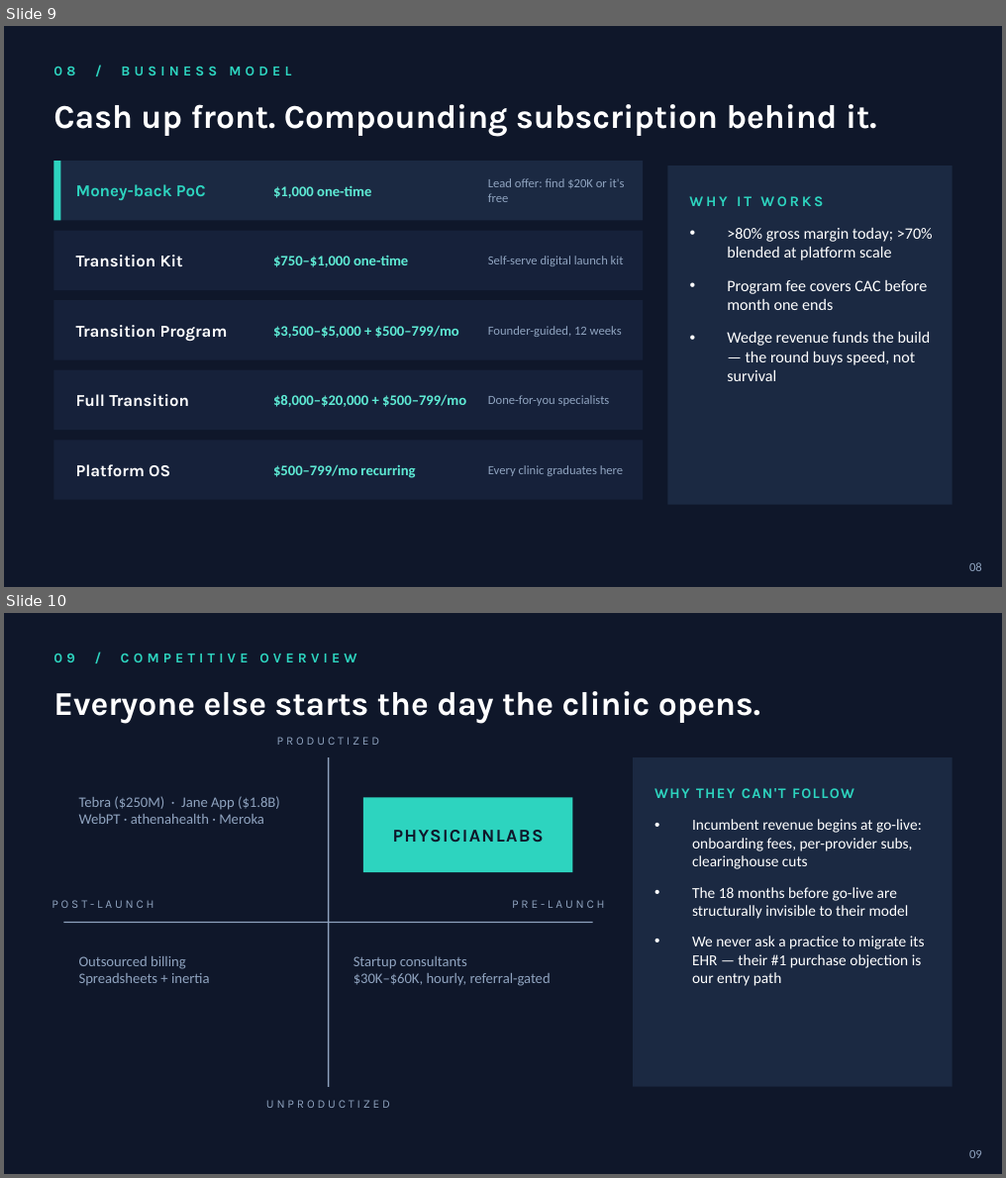
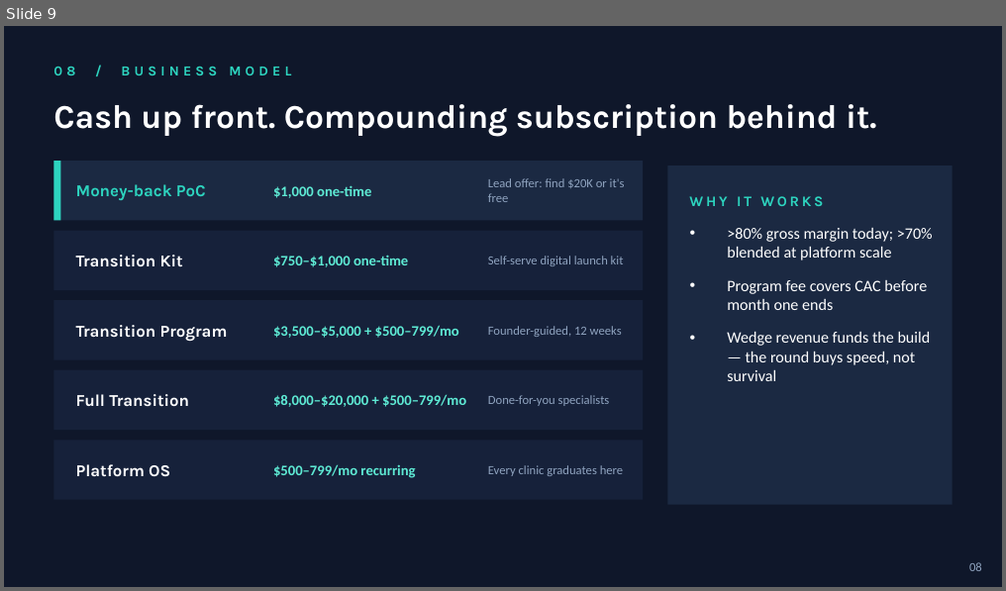
Before and after one commit to moamalleck/PhyLabs, a slide deck: docs/fundraising/pitch-deck-2026-06-11-softbank-necx.pptx. Shown one above the other, each under a label of ours: slides 9 and 10 before the commit, slide 9 after it. The pictures are 1006x1178 and 1006x591 pixels, drawn with LibreOffice and Linux fonts; fonts in the diff are those of the drawing. Boxes give left, top, right and bottom in pixels: in the first picture for what was removed or moved away, otherwise in the second. Text is boxed around its words. In the diff, an @@ line names an element or a change of style, - is before the commit and + after.

```diff
--- a/docs/fundraising/pitch-deck-2026-06-11-softbank-necx.pptx
+++ b/docs/fundraising/pitch-deck-2026-06-11-softbank-necx.pptx
@@ slide 10 removed at [4,613,1002,1174], background #0F172A @@
@@ text removed at [54,653,356,663] @@
-09 / COMPETITIVE OVERVIEW
@@ text removed at [54,691,760,724] @@
-Everyone else starts the day the clinic opens.
@@ text removed at [277,737,380,745] @@
-PRODUCTIZED
@@ line removed from (329, 758) to (329, 1087) @@
@@ rectangle removed at [633,758,952,1087] @@
@@ text removed at [654,788,854,798] @@
-WHY THEY CAN'T FOLLOW
@@ text removed at [79,796,280,824] @@
-Tebra ($250M) · Jane App ($1.8B)
-WebPT · athenahealth · Meroka
@@ rectangle removed at [363,797,573,872] @@
@@ text removed at [692,819,925,986] @@
-• Incumbent revenue begins at go-live: onboarding fees, per-provider subs, clearinghouse cuts
-• The 18 months before go-live are structurally invisible to their model
-• We never ask a practice to migrate its EHR — their #1 purchase objection is our entry path
@@ text removed at [393,830,544,842] @@
-PHYSICIANLABS
@@ text removed at [52,900,153,908] @@
-POST-LAUNCH
@@ text removed at [512,900,605,908] @@
-PRE-LAUNCH
@@ line removed from (63, 922) to (593, 922) @@
@@ text removed at [79,957,210,985] @@
-Outsourced billing
-Spreadsheets + inertia
@@ text removed at [353,957,550,986] @@
-Startup consultants
-$30K–$60K, hourly, referral-gated
@@ text removed at [266,1100,390,1108] @@
-UNPRODUCTIZED
@@ text removed at [969,1151,982,1158] @@
-09
```
Also in this commit, not shown: 3 slides changed, 1 slide added, 2 other files.
